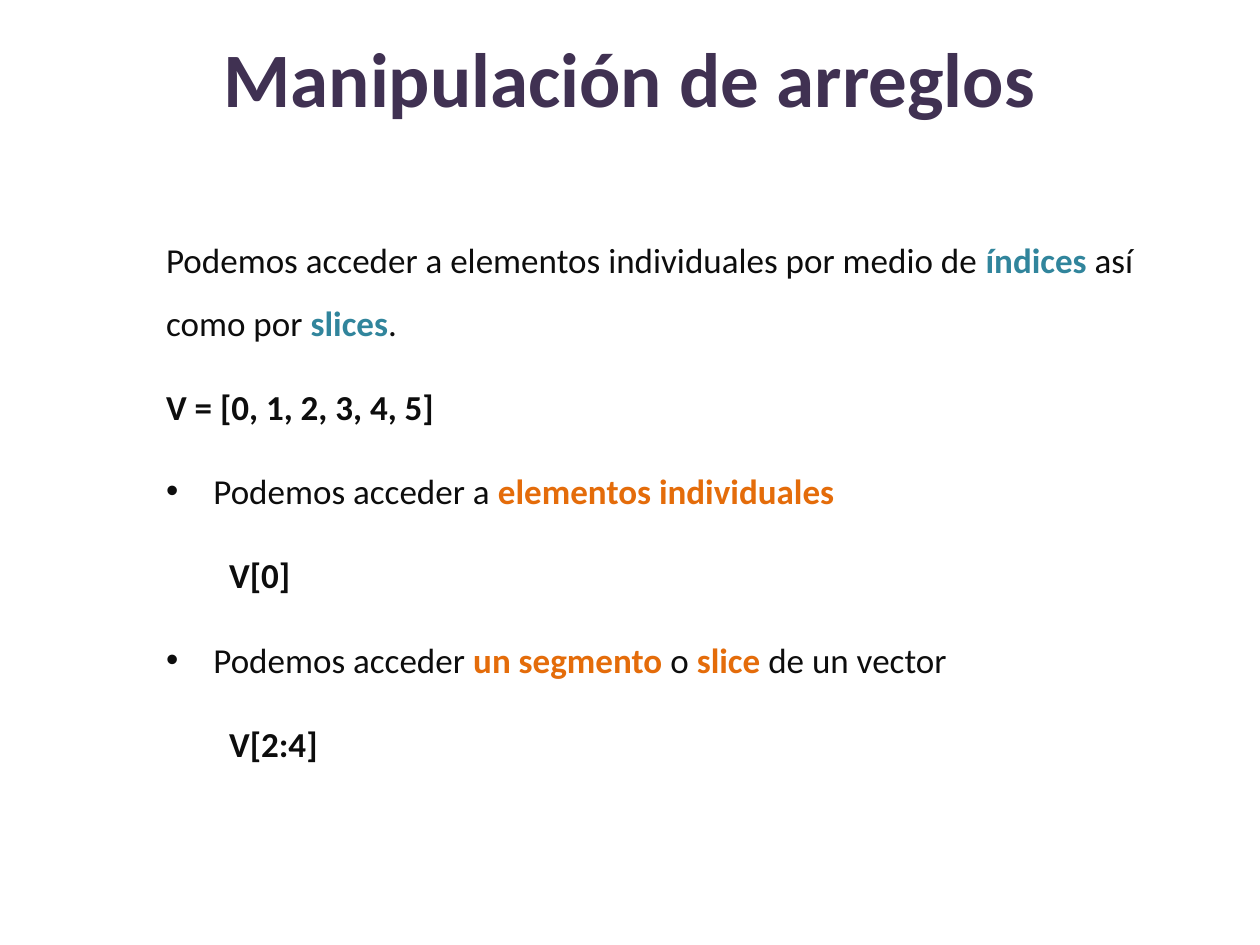
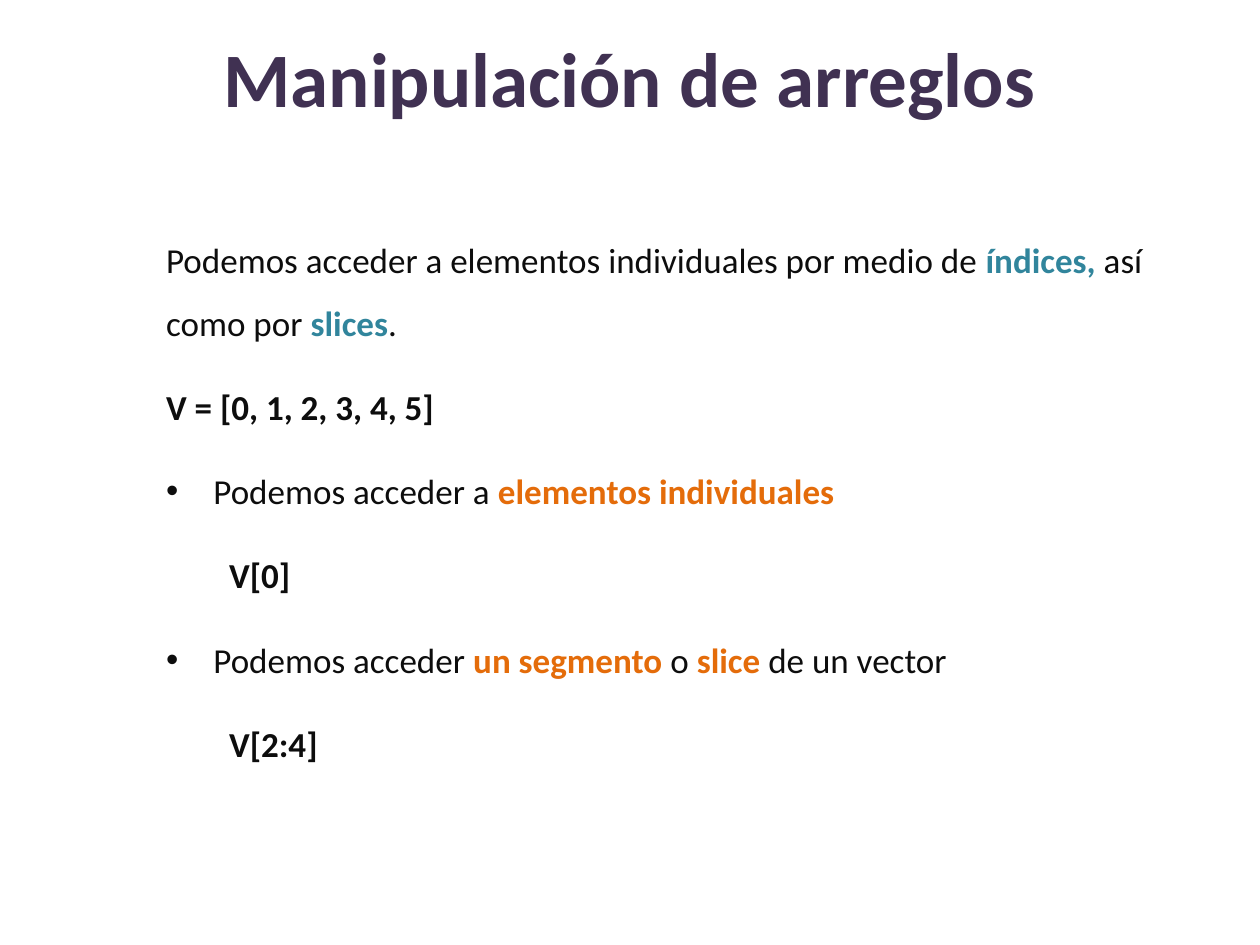
Before and after one commit to lizetheP/Analitica, a slide deck: slide 7 of CalendarioAgo25/presentaciones/20_Arreglos.pptx. Drawn at 1260x945 pixels with LibreOffice and Linux fonts; fonts in the diff are those of the drawing. Boxes give left, top, right and bottom in pixels: in the first picture for what was removed or moved away, otherwise in the second. Text is boxed around its words. In the diff, an @@ line names an element or a change of style, - is before the commit and + after.

```diff
--- a/CalendarioAgo25/presentaciones/20_Arreglos.pptx
+++ b/CalendarioAgo25/presentaciones/20_Arreglos.pptx
@@ text at box(166, 248, 1142, 342): text changed @@
-Podemos acceder a elementos individuales por medio de índices así como por slices.
+Podemos acceder a elementos individuales por medio de índices, así como por slices.
```
Also in this commit, not shown: 4 other files.
